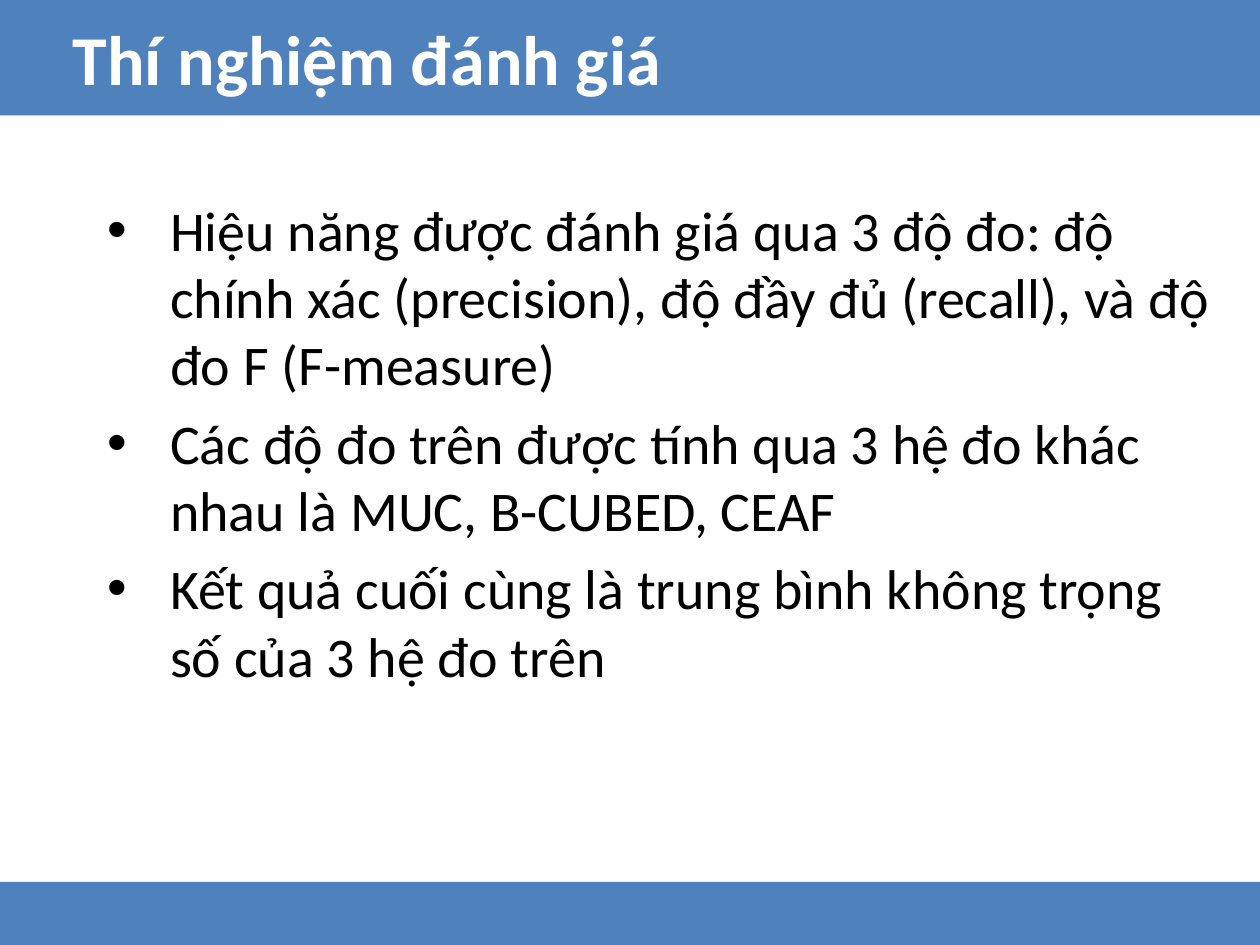
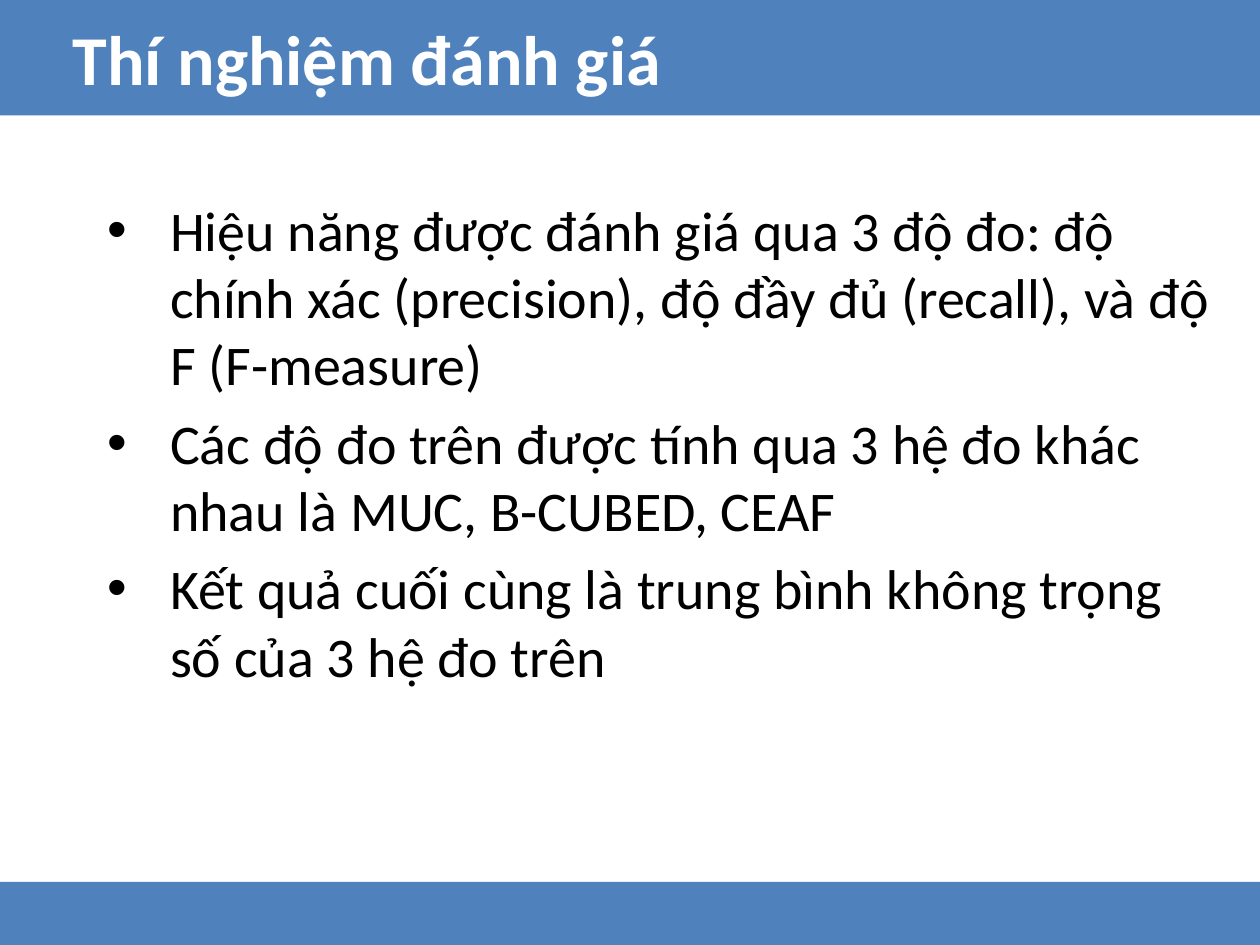
Before and after one commit to hungnd1475/graduate-thesis-hcmut-2015, a slide deck: slide 12 of reports/tttn/thay_tru_v2.pptx. Drawn at 1260x945 pixels with LibreOffice and Linux fonts; fonts in the diff are those of the drawing. Boxes give left, top, right and bottom in pixels: in the first picture for what was removed or moved away, otherwise in the second. Text is boxed around its words. In the diff, an @@ line names an element or a change of style, - is before the commit and + after.

```diff
--- a/reports/tttn/thay_tru_v2.pptx
+++ b/reports/tttn/thay_tru_v2.pptx
@@ text at [170,212,1208,393]: text changed @@
-• Hiệu năng được đánh giá qua 3 độ đo: độ chính xác (precision), độ đầy đủ (recall), và độ đo F (F-measure)
+• Hiệu năng được đánh giá qua 3 độ đo: độ chính xác (precision), độ đầy đủ (recall), và độ F (F-measure)
```
Also in this commit, not shown: 4 other slides changed.
